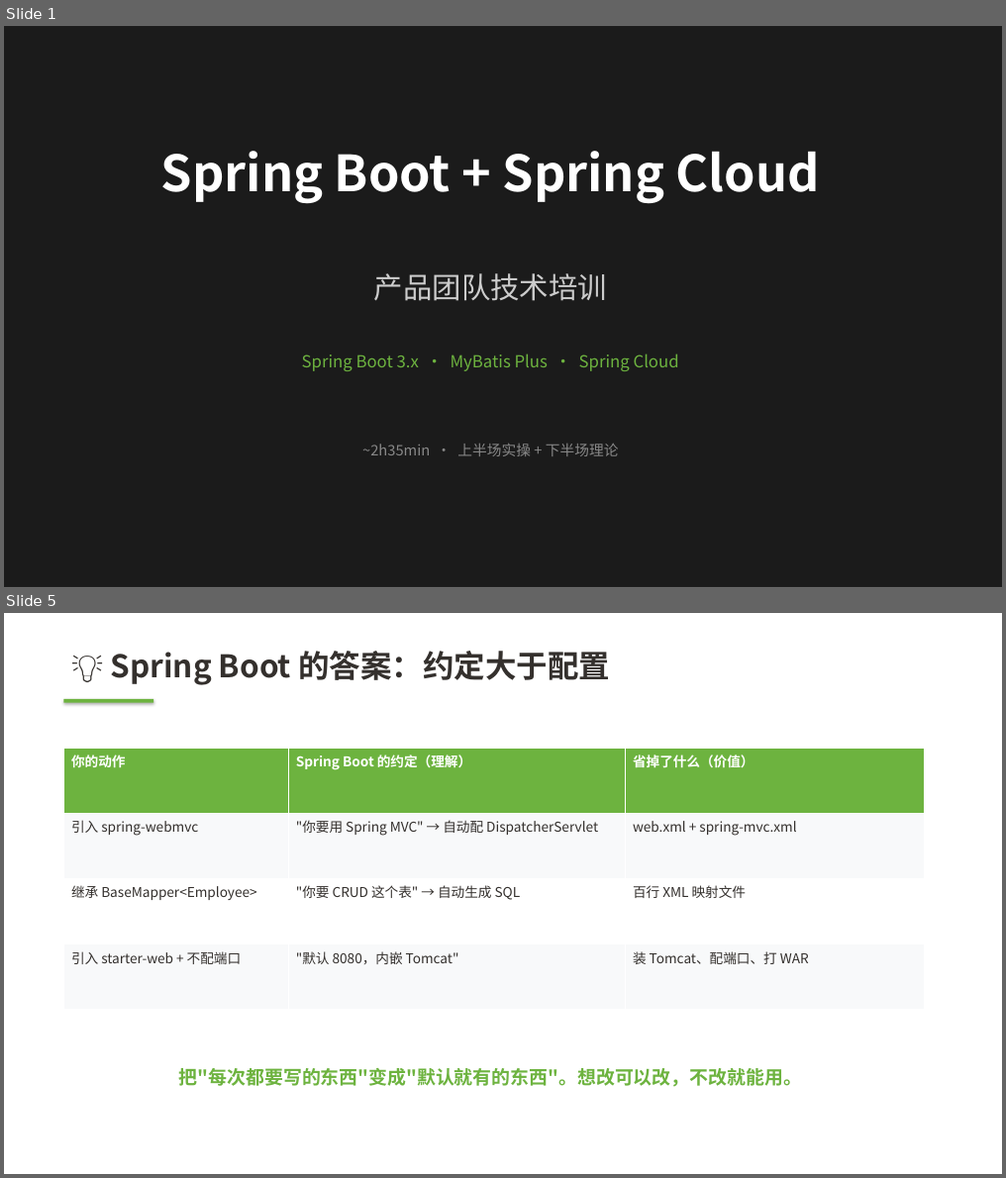
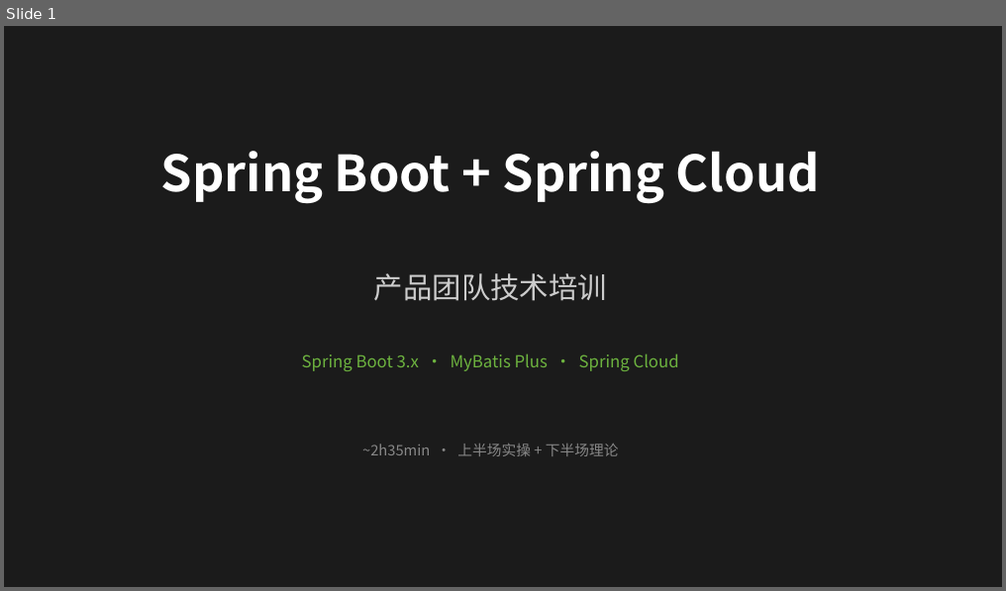
Before and after one commit to Akon1993/springboot-lesson, a slide deck: docs/slides.pptx. Shown one above the other, each under a label of ours: slides 1 and 5 before the commit, slide 1 after it; the slides between them are not shown. The pictures are 1006x1178 and 1006x591 pixels, drawn with LibreOffice and Linux fonts; fonts in the diff are those of the drawing. Boxes give left, top, right and bottom in pixels: in the first picture for what was removed or moved away, otherwise in the second. Text is boxed around its words. In the diff, an @@ line names an element or a change of style, - is before the commit and + after.

```diff
--- a/docs/slides.pptx
+++ b/docs/slides.pptx
@@ slide 5 removed at box(4, 613, 1002, 1174), background #FFFFFF @@
@@ text removed at box(111, 651, 610, 685) @@
-💡 Spring Boot 的答案：约定大于配置
@@ rectangle removed at box(63, 699, 153, 703) @@
@@ table removed at box(63, 748, 925, 1010), 4 rows, 3 columns @@
-你的动作 | Spring Boot 的约定（理解） | 省掉了什么（价值）
-引入 spring-webmvc | "你要用 Spring MVC" → 自动配 DispatcherServlet | web.xml + spring-mvc.xml
-继承 BaseMapper<Employee> | "你要 CRUD 这个表" → 自动生成 SQL | 百行 XML 映射文件
-引入 starter-web + 不配端口 | "默认 8080，内嵌 Tomcat" | 装 Tomcat、配端口、打 WAR
@@ text removed at box(179, 1068, 802, 1087) @@
-把"每次都要写的东西"变成"默认就有的东西"。想改可以改，不改就能用。
```
Also in this commit, not shown: 14 slides changed, 21 slides added, 28 other slides removed, 1 other file.
